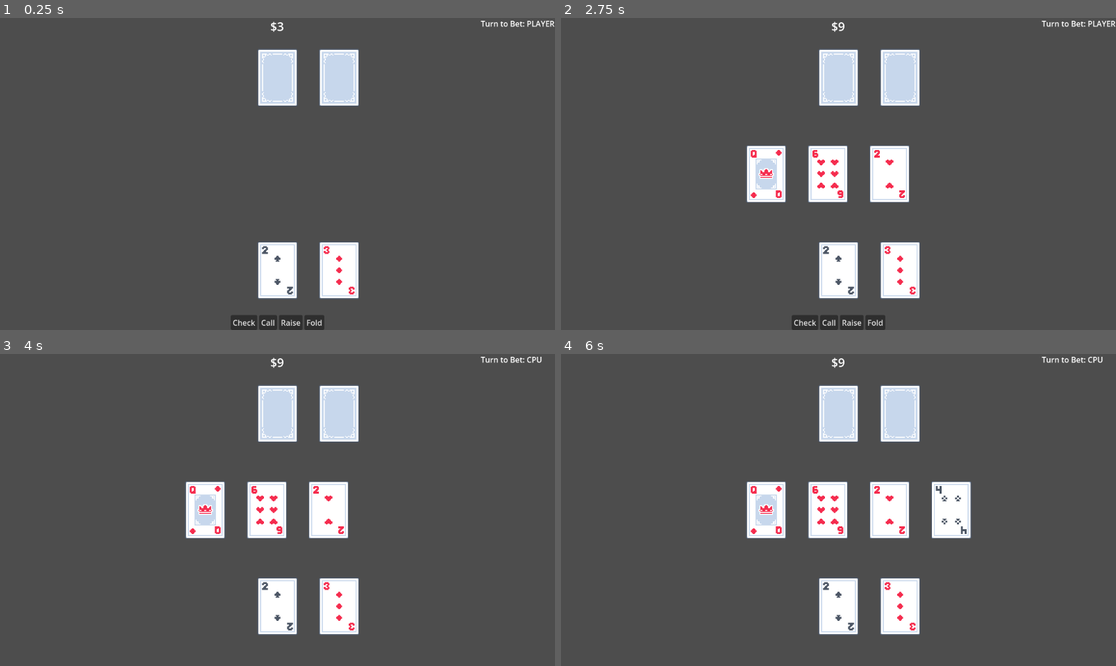
Above: before the commit, frames 1-4 (two rows, left to right).
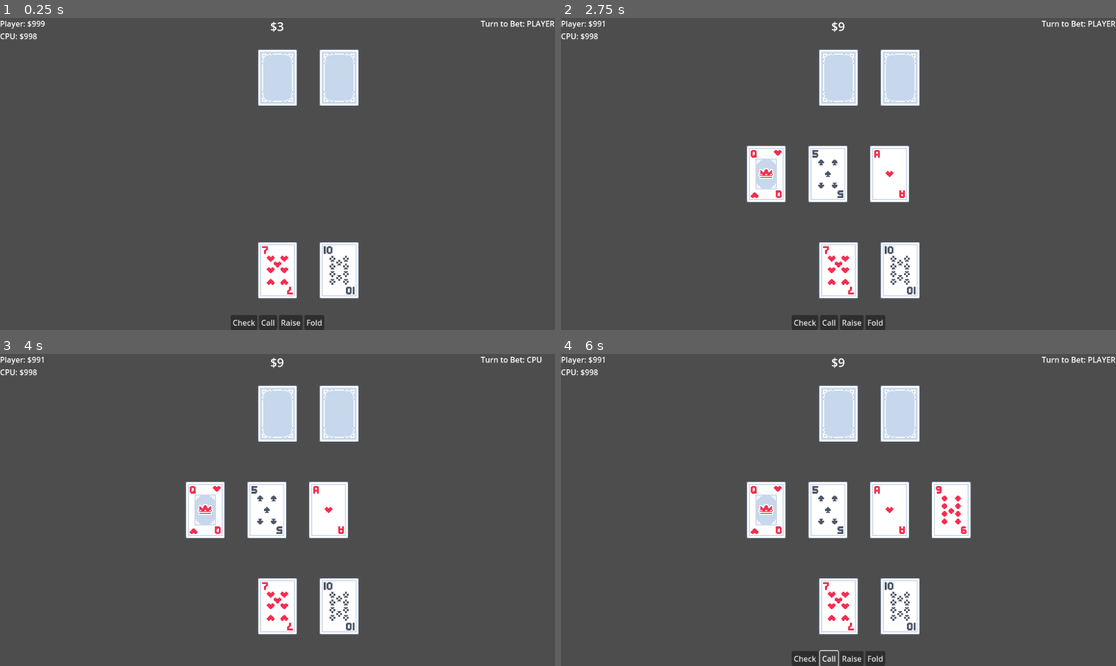
Above: after the commit, the same moments.

Repository: david8zhang/cat-poker
Game: Godot game, scene res://scenes/Main.tscn
Same seed, same stepped clock (60 frames per second), same inputs: the game is played once before the commit and once after it.
Inputs:
- Up to frame 1 (0.25 s): no input
- Up to frame 2 (2.75 s): click "Call" at 0.5 s; click "Check" at 1.25 s; click "Raise" at 2 s
- Up to frame 3 (4 s): click "Fold" at 2.75 s; click "Check" at 3.5 s
- Up to frame 4 (6 s): tap Enter at 4.25 s; tap Space at 5 s; click "Call" at 5.75 s

The runs differ from the first frame. In frame 1, 0.6% of the frame differs, in the area x 0-64%, y 0-89%; in frame 2, 0.9%; in frame 3, 0.9%; in frame 4, 1.8%, in the area x 0-100%, y 0-100%.

Commit message:
add logic for identifying hands, displaying winners

Diff:
--- a/scenes/Main.tscn
+++ b/scenes/Main.tscn
@@ -78,6 +78,72 @@
 grow_horizontal = 0
 text = "Turn to Bet: PLAYER"
 
+[node name="PlayerChips" type="Label" parent="CanvasLayer"]
+offset_right = 154.0
+offset_bottom = 26.0
+text = "Player: $0
+"
+
+[node name="CPUChips" type="Label" parent="CanvasLayer"]
+offset_top = 26.0
+offset_right = 154.0
+offset_bottom = 52.0
+text = "CPU: $0
+"
+
+[node name="ShowdownResult" type="Control" parent="CanvasLayer"]
+visible = false
+layout_mode = 3
+anchors_preset = 15
+anchor_right = 1.0
+anchor_bottom = 1.0
+grow_horizontal = 2
+grow_vertical = 2
+
+[node name="ColorRect" type="ColorRect" parent="CanvasLayer/ShowdownResult"]
+layout_mode = 1
+anchors_preset = 15
+anchor_right = 1.0
+anchor_bottom = 1.0
+grow_horizontal = 2
+grow_vertical = 2
+color = Color(0, 0, 0, 0.294118)
+metadata/_edit_use_anchors_ = true
+
+[node name="WinLabel" type="Label" parent="CanvasLayer/ShowdownResult"]
+layout_mode = 1
+anchors_preset = 8
+anchor_left = 0.5
+anchor_top = 0.5
+anchor_right = 0.5
+anchor_bottom = 0.5
+offset_left = -20.0
+offset_top = -11.5
+offset_right = 20.0
+offset_bottom = 11.5
+grow_horizontal = 2
+grow_vertical = 2
+text = "Player Wins!
+Hand: Straight
+Winnings: $100"
+horizontal_alignment = 1
+
+[node name="NextButton" type="Button" parent="CanvasLayer/ShowdownResult"]
+layout_mode = 1
+anchors_preset = 8
+anchor_left = 0.5
+anchor_top = 0.5
+anchor_right = 0.5
+anchor_bottom = 0.5
+offset_left = -22.5
+offset_top = 56.5
+offset_right = 22.5
+offset_bottom = 87.5
+grow_horizontal = 2
+grow_vertical = 2
+text = "Next
+"
+
 [connection signal="button_up" from="CanvasLayer/PlayerActionButtons/Check" to="Player" method="_on_check_button_up"]
 [connection signal="pressed" from="CanvasLayer/PlayerActionButtons/Call" to="Player" method="_on_call_pressed"]
 [connection signal="pressed" from="CanvasLayer/PlayerActionButtons/Raise" to="Player" method="_on_raise_pressed"]
--- a/scripts/CPUCardPlayer.gd
+++ b/scripts/CPUCardPlayer.gd
@@ -2,7 +2,10 @@
 extends CardPlayer
 
 func call_bet():
+	var amount_to_call = game.curr_player_bet - game.curr_cpu_bet
+	curr_bankroll -= amount_to_call
 	bet.emit(game.curr_player_bet)
 
 func blind_bet(amount):
+	curr_bankroll -= amount
 	game.blind_bet(amount, Game.Side.CPU)
--- a/scripts/Game.gd
+++ b/scripts/Game.gd
@@ -2,29 +2,61 @@
 extends Node2D
 
 var deck = []
-var communal_cards = []
+var curr_community_cards = []
 
 enum GamePhase {
 	PREFLOP,
 	FLOP,
 	TURN,
-	RIVER
+	RIVER,
+	SHOWDOWN
 }
 
 enum Side {
 	PLAYER,
 	CPU
 }
+
+enum HandTypes {
+	HIGH_CARD,
+	PAIR,
+	TWO_PAIR,
+	THREE_OF_A_KIND,
+	STRAIGHT,
+	FLUSH,
+	FULL_HOUSE,
+	FOUR_OF_A_KIND,
+	STRAIGHT_FLUSH
+}
+
+var hand_type_names = [
+	"High Card",
+	"Pair",
+	"Two Pair",
+	"Three of a Kind",
+	"Straight",
+	"Flush",
+	"Full House",
+	"Four of a Kind",
+	"Straight Flush"
+]
 
 @onready var player = $Player as CardPlayer
 @onready var cpu = $CPU as CardPlayer
 @onready var pot_label = get_node("/root/Game/CanvasLayer/PotLabel") as Label
 @onready var player_action_buttons = get_node("/root/Game/CanvasLayer/PlayerActionButtons") as HBoxContainer
 @onready var turn_to_bet_label = get_node("/root/Game/CanvasLayer/TurnToBet") as Label
+@onready var player_chip_count = get_node("/root/Game/CanvasLayer/PlayerChips") as Label
+@onready var cpu_chip_count = get_node("/root/Game/CanvasLayer/CPUChips") as Label
+
+# Showdown modal text
+@onready var showdown_result = get_node("/root/Game/CanvasLayer/ShowdownResult") as Control
+@onready var showdown_win_label = get_node("/root/Game/CanvasLayer/ShowdownResult/WinLabel") as Label
+@onready var showdown_next_button = get_node("/root/Game/CanvasLayer/ShowdownResult/NextButton") as Button
 
 @export var card_scene: PackedScene
 
-const RANKS = ["02", "03", "04", "05", "06", "07", "08", "09", "10", "J", "Q", "A"]
+const RANKS = ["02", "03", "04", "05", "06", "07", "08", "09", "10", "J", "Q", "K", "A"]
 const SUITS = ["diamonds", "spades", "hearts", "clubs"]
 
 var side_to_act: Game.Side
@@ -37,10 +69,15 @@
 var did_player_check = false
 var did_cpu_check = false
 
+class Hand:
+	var hand_type: HandTypes
+	var cards
+
 func _ready():
 	# connect signals
 	player.bet.connect(on_player_bet)
 	cpu.bet.connect(on_cpu_bet)
+	showdown_next_button.button_up.connect(go_to_new_game)
 
 	# Initialize deck
 	for i in range(0, RANKS.size()):
@@ -67,8 +104,10 @@
 	player.get_cards(draw_cards_from_deck(2))
 	cpu.get_cards(draw_cards_from_deck(2))
 	player.display_hand()
-
 	process_next_action(Side.PLAYER)
+
+func generate_card(rank, suit):
+	return { "rank": rank, "suit": suit }
 
 func draw_cards_from_deck(num_cards: int):
 	var cards = []
@@ -84,7 +123,7 @@
 		card.rank = c.rank
 		card.suit = c.suit
 		card.global_position = card_pos
-		communal_cards.append(card)
+		curr_community_cards.append(card)
 		add_child(card)
 		next_card_x_pos += card.sprite.texture.get_width() * 2
 		card_pos = Vector2(next_card_x_pos, 0)
@@ -104,7 +143,6 @@
 		add_child(timer)
 	if self.side_to_act == Game.Side.PLAYER:
 		player_action_buttons.show()
-
 
 func delay_action(callable, time):
 	var timer = Timer.new()
@@ -130,6 +168,7 @@
 	elif curr_player_bet == curr_cpu_bet:
 		go_to_next_phase_with_delay(2)
 	pot_label.text = "$" + str(curr_player_bet + curr_cpu_bet + pot)
+	player_chip_count.text = "Player: $" + str(player.curr_bankroll)
 
 func on_cpu_bet(amount):
 	curr_cpu_bet = amount
@@ -147,6 +186,7 @@
 	elif curr_cpu_bet == curr_player_bet:
 		go_to_next_phase_with_delay(2)
 	pot_label.text = "$" + str(curr_player_bet + curr_cpu_bet + pot)
+	cpu_chip_count.text = "CPU: $" + str(cpu.curr_bankroll)
 
 func go_to_next_phase_with_delay(delay: int):
 	var callable = Callable(self, "go_to_next_phase")
@@ -168,6 +208,10 @@
 		deal_cards_on_table(1)
 		curr_phase = GamePhase.RIVER
 		process_next_action(Side.PLAYER)
+	elif curr_phase == GamePhase.RIVER:
+		cpu.display_hand()
+		curr_phase = GamePhase.SHOWDOWN
+		check_winner()
 
 func handle_cpu_action():
 	if curr_player_bet == 0:
@@ -181,3 +225,176 @@
 	elif side == Side.CPU:
 		curr_cpu_bet = amount
 	pot_label.text = "$" + str(curr_player_bet + curr_cpu_bet + pot)
+	player_chip_count.text = "Player: $" + str(player.curr_bankroll)
+	cpu_chip_count.text = "CPU: $" + str(cpu.curr_bankroll)
+
+func go_to_new_game():
+	pass
+
+func check_winner():
+	showdown_result.show()
+	var player_hand = get_best_hand_comm_cards(player.cards_in_hand, curr_community_cards)
+	var cpu_hand = get_best_hand_comm_cards(cpu.cards_in_hand, curr_community_cards)
+	var compare_result = compare_hands(player_hand, cpu_hand)
+	if compare_result == 1:
+		showdown_win_label.text = "Player Wins!\nHand: " + hand_type_names[player_hand.hand_type] + "\nWinnings: $" + str(pot)
+	elif compare_result == -1:
+		showdown_win_label.text = "CPU Wins!\nHand: " + hand_type_names[cpu_hand.hand_type]
+	else:
+		showdown_win_label.text = "Tie!\nWinnings:" + str(pot / 2)
+
+# Get the best hand between hole cards and community cards
+func get_best_hand_comm_cards(player_cards, community_cards):
+	var highest_hand_so_far = Hand.new()
+	highest_hand_so_far.hand_type = HandTypes.HIGH_CARD
+	highest_hand_so_far.cards = []
+	# Check all combinations of 1 player card + 4 community cards
+	var community_card_4_comb = generate_combinations(community_cards, 4)
+	for card in player_cards:
+		for comb in community_card_4_comb:
+			var hand_to_check = [card] + comb
+			var this_highest_hand = get_best_5card_hand(hand_to_check)
+			if highest_hand_so_far.cards.is_empty() or compare_hands(this_highest_hand, highest_hand_so_far) == 1:
+				highest_hand_so_far = this_highest_hand
+	# Check all combinations of 2 player cards + 3 community cards
+	var community_card_3_comb = generate_combinations(community_cards, 3)
+	for comb in community_card_3_comb:
+		var hand_to_check = player_cards + comb
+		var this_highest_hand = get_best_5card_hand(hand_to_check)
+		if highest_hand_so_far.cards.is_empty() or compare_hands(this_highest_hand, highest_hand_so_far) == 1:
+			highest_hand_so_far = this_highest_hand
+	return highest_hand_so_far
+
+# Return 1 if hand1 > hand2, -1 if hand1 < hand2, 0 if hand1 = hand2
+func compare_hands(hand1: Hand, hand2: Hand):
+	var hand1_type = hand1.hand_type as HandTypes
+	var hand2_type = hand2.hand_type as HandTypes
+	if hand1_type > hand2_type:
+		return 1
+	elif hand1_type < hand2_type:
+		return -1
+	else:
+		# If pair, 2-pair, three of a kind, or 4 of a kind, compare highest card in the set. Otherwise, compare highest card outside of set
+		var set_types = [HandTypes.PAIR, HandTypes.TWO_PAIR, HandTypes.THREE_OF_A_KIND, HandTypes.FOUR_OF_A_KIND]
+		if set_types.has(hand1_type):
+			pass
+		else:
+			var highest_hand1_card = get_highest_card(hand1.cards)
+			var highest_hand2_card = get_highest_card(hand2.cards)
+			if highest_hand1_card > highest_hand2_card:
+				return 1
+			elif highest_hand2_card > highest_hand1_card:
+				return -1
+			else:
+				return 0
+
+func get_highest_card(cards):
+	var highest_rank = 0
+	for card in cards:
+		var rank = RANKS.find(card.rank)
+		if rank > highest_rank:
+			highest_rank = rank
+	return highest_rank
+
+# Get the best hand given 5 cards
+func get_best_5card_hand(cards):
+	var hand = Hand.new()
+	hand.cards = cards
+	if is_straight(cards) and is_flush(cards):
+		hand.hand_type = HandTypes.STRAIGHT_FLUSH
+	elif is_four_of_a_kind(cards):
+		hand.hand_type = HandTypes.FOUR_OF_A_KIND
+	elif is_full_house(cards):
+		hand.hand_type = HandTypes.FULL_HOUSE
+	elif is_flush(cards):
+		hand.hand_type = HandTypes.FLUSH
+	elif is_straight(cards):
+		hand.hand_type = HandTypes.STRAIGHT
+	elif is_three_of_a_kind(cards):
+		hand.hand_type = HandTypes.THREE_OF_A_KIND
+	elif is_two_pair(cards):
+		hand.hand_type = HandTypes.TWO_PAIR
+	elif is_pair(cards):
+		hand.hand_type = HandTypes.PAIR
+	else:
+		hand.hand_type = HandTypes.HIGH_CARD
+	return hand
+
+func _straight_helper(sorted_ranks):
+	for i in range(1, sorted_ranks.size()):
+		if sorted_ranks[i] - sorted_ranks[i - 1] != 1:
+			return false
+	return true
+
+func is_straight(cards):
+	# check for "wheel" straights (A, 2, 3, 4, 5)
+	var sorted_wheel_ranks = cards.map(func(c): return -1 if c.rank == "A" else RANKS.find(c.rank))
+	sorted_wheel_ranks.sort()
+	var sorted_ranks = cards.map(func(c): return RANKS.find(c.rank))
+	sorted_ranks.sort()
+	return _straight_helper(sorted_wheel_ranks) or _straight_helper(sorted_ranks)
+
+func is_flush(cards):
+	var this_suit = cards[0].suit
+	for card in cards:
+		if card.suit != this_suit:
+			return false
+	return true
+
+func is_four_of_a_kind(cards):
+	return get_rank_mapping(cards)["highest_count"] == 4
+
+func is_full_house(cards):
+	var rank_mapping = get_rank_mapping(cards)["mapping"]
+	var has_pair = false
+	var has_three_of_a_kind = false
+	for key in rank_mapping.keys():
+		if rank_mapping[key] == 2:
+			has_pair = true
+		elif rank_mapping[key] == 3:
+			has_three_of_a_kind = true
+	return has_pair and has_three_of_a_kind
+
+func is_two_pair(cards):
+	var rank_mapping = get_rank_mapping(cards)["mapping"]
+	var num_pairs = 0
+	for key in rank_mapping.keys():
+		if rank_mapping[key] == 2:
+			num_pairs += 1
+	return num_pairs == 2
+
+func is_three_of_a_kind(cards):
+	return get_rank_mapping(cards)["highest_count"] == 3
+
+func is_pair(cards):
+	return get_rank_mapping(cards)["highest_count"] == 2
+
+# Get a mapping of rank to number of cards
+func get_rank_mapping(cards):
+	var rank_mapping = {}
+	var highest_count = 0
+	for card in cards:
+		if rank_mapping.has(card.rank):
+			rank_mapping[card.rank] += 1
+		else:
+			rank_mapping[card.rank] = 1
+		if rank_mapping[card.rank] > highest_count:
+			highest_count = rank_mapping[card.rank]
+	return {
+		"highest_count": highest_count,
+		"mapping": rank_mapping
+	}
+
+func generate_combinations(arr: Array, combination_size: int) -> Array:
+	var result = []
+	_combination_helper(arr, combination_size, 0, [], result)
+	return result
+
+func _combination_helper(arr: Array, combination_size: int, start: int, current: Array, result: Array) -> void:
+	if current.size() == combination_size:
+		result.append(current.duplicate())
+		return
+	for i in range(start, arr.size()):
+		current.append(arr[i])
+		_combination_helper(arr, combination_size, i + 1, current, result)
+		current.pop_back()
--- a/scripts/Hand.gd
+++ /dev/null
@@ -1,2 +0,0 @@
-class_name Hand
-extends Node2D
--- a/scripts/PlayerCardPlayer.gd
+++ b/scripts/PlayerCardPlayer.gd
@@ -7,7 +7,9 @@
 		check()
 
 func _on_call_pressed():
-	call_bet()
+	# Can only call if CPU has placed a bet
+	if game.curr_cpu_bet > 0:
+		call_bet()
 
 func _on_raise_pressed():
 	make_bet(game.curr_cpu_bet + 5) # raise 5
@@ -16,7 +18,10 @@
 	pass # Replace with function body.
 
 func call_bet():
+	var amount_to_call = game.curr_cpu_bet - game.curr_player_bet
+	curr_bankroll -= amount_to_call
 	bet.emit(game.curr_cpu_bet)
 
 func blind_bet(amount):
+	curr_bankroll -= amount
 	game.blind_bet(amount, Game.Side.PLAYER)
